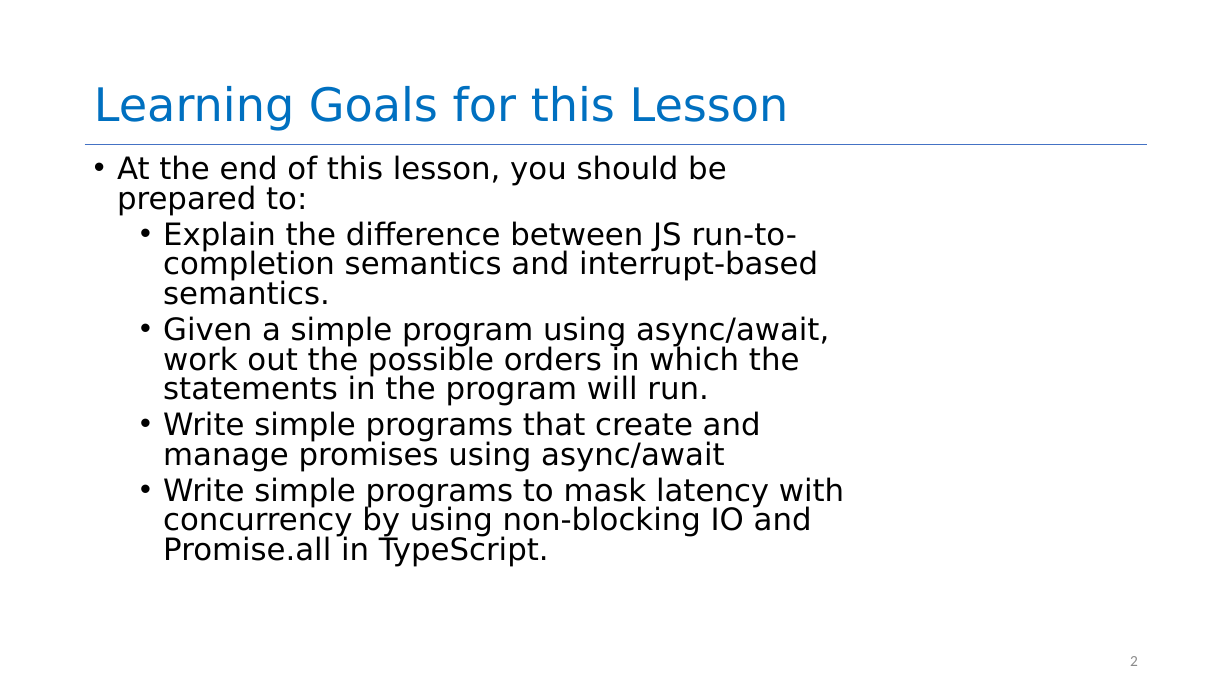
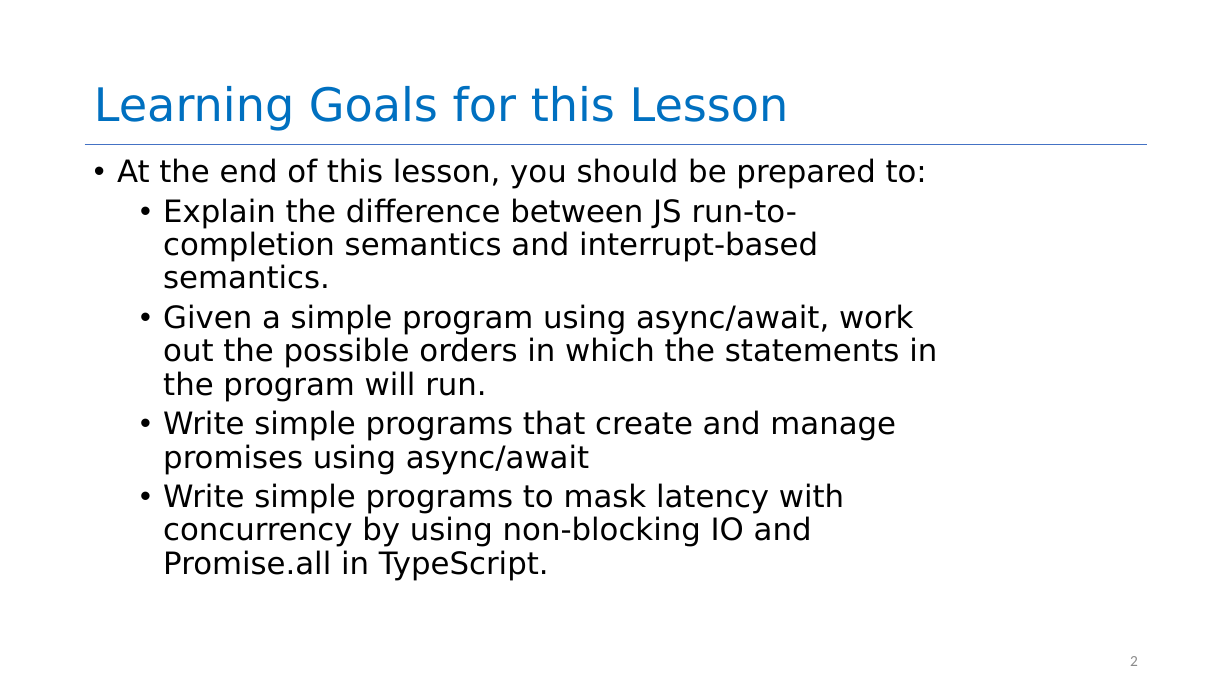
Before and after one commit to neu-se/CS4530-Fall-2026, a slide deck: slide 2 of Slides/Module 08 Concurrency.pptx. Drawn at 1232x693 pixels with LibreOffice and Linux fonts; fonts in the diff are those of the drawing. Boxes give left, top, right and bottom in pixels: in the first picture for what was removed or moved away, otherwise in the second. Text is boxed around its words. In the diff, an @@ line names an element or a change of style, - is before the commit and + after.

```diff
--- a/Slides/Module 08 Concurrency.pptx
+++ b/Slides/Module 08 Concurrency.pptx
@@ text "At the end of this ..." at [117,158,937,581]: line spacing 0.8 to 0.9 @@
```
Also in this commit, not shown: 11 other slides changed, 7 slides added, 1 other file.
